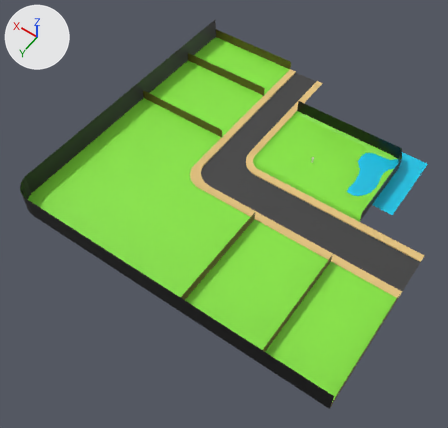
Two versions of the Blender file assets/Models/Park.blend, one commit apart.
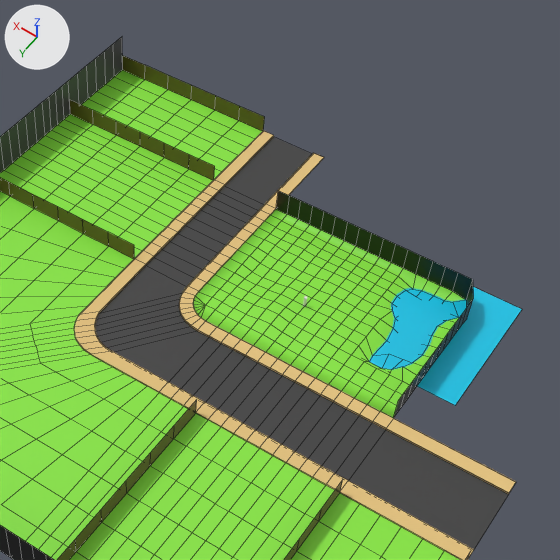
Old and new are each drawn whole from a camera (50 mm lens) standing at (-190.0, 431.0, 500.0) and looking at (45.0, 103.0, -17.0) and again close up on the part from 34% to 100% of the width and 0% to 69% of the height. Every picture has the same lights, and +X, +Y and +Z are marked at upper left. The first two pictures are the older version. The close-ups show mesh edges as thin lines.

The first close-up shows 'Park', 'Water Level'.
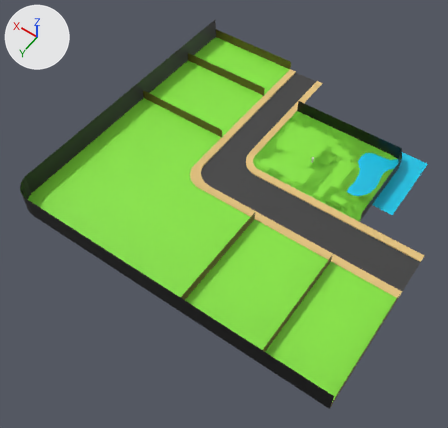
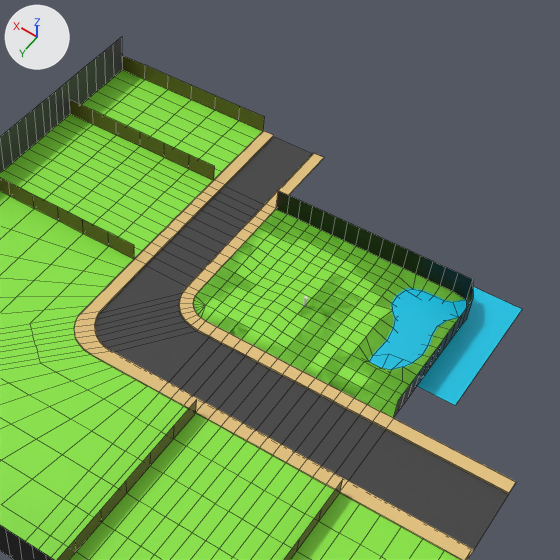
Location of each change, [x1, y1, x2, y2] in pixels of the close-ups (560 x 560 px):
```json
{"part": 1, "of": "me_plane", "change": "added", "after": [196, 209, 465, 418], "on screen": "green"}
```

The change, as JSON lines over the scene's bpy script:
```json
{"block": "me_plane", "where": "# used by ob_park; location = (0.0, 0.0, 0.0); scale = (0.564, 0.564, 0.564)"}
{"op": "remove", "block": "me_plane", "code": "me_plane.from_pydata(...)  # 1042 vertices, 971 faces; spans x -268.0..386.0, y -214.0..404.0, z -15.0..47.0"}
{"op": "add", "block": "me_plane", "code": "me_plane.from_pydata(...)  # 1499 vertices, 1155 faces; spans x -268.0..386.0, y -214.0..404.0, z -15.0..47.0"}
{"block": "me_plane", "change": "me_plane part 1: 457 vertices added at x -142.0..100.0, y -108.0..75.0, z -3.0..3.0"}
```
